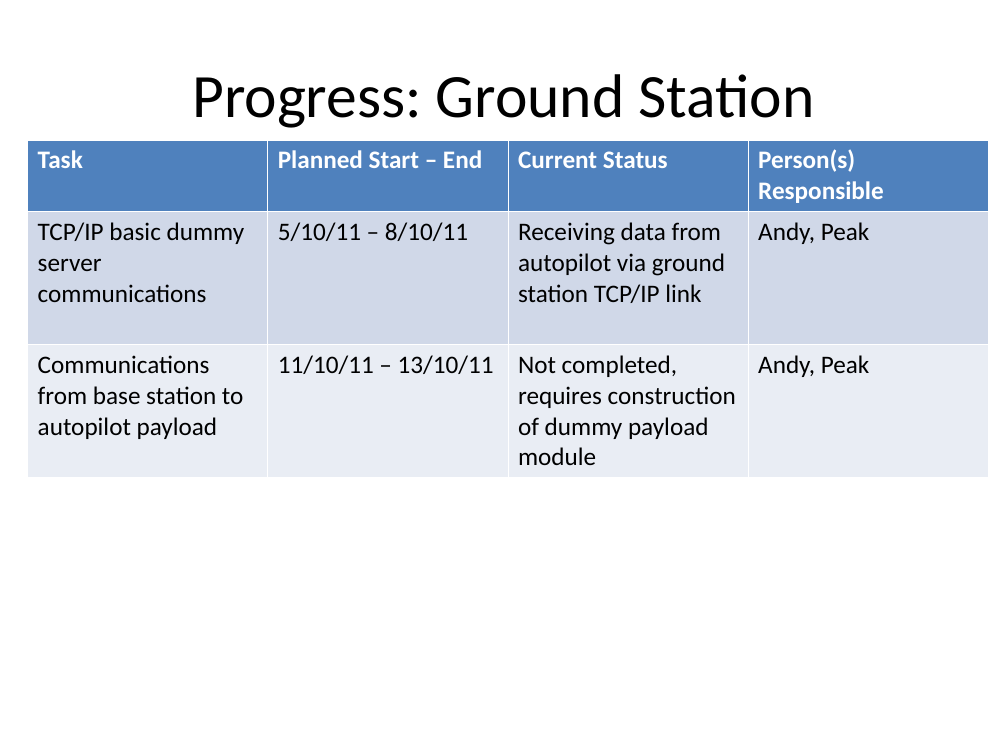
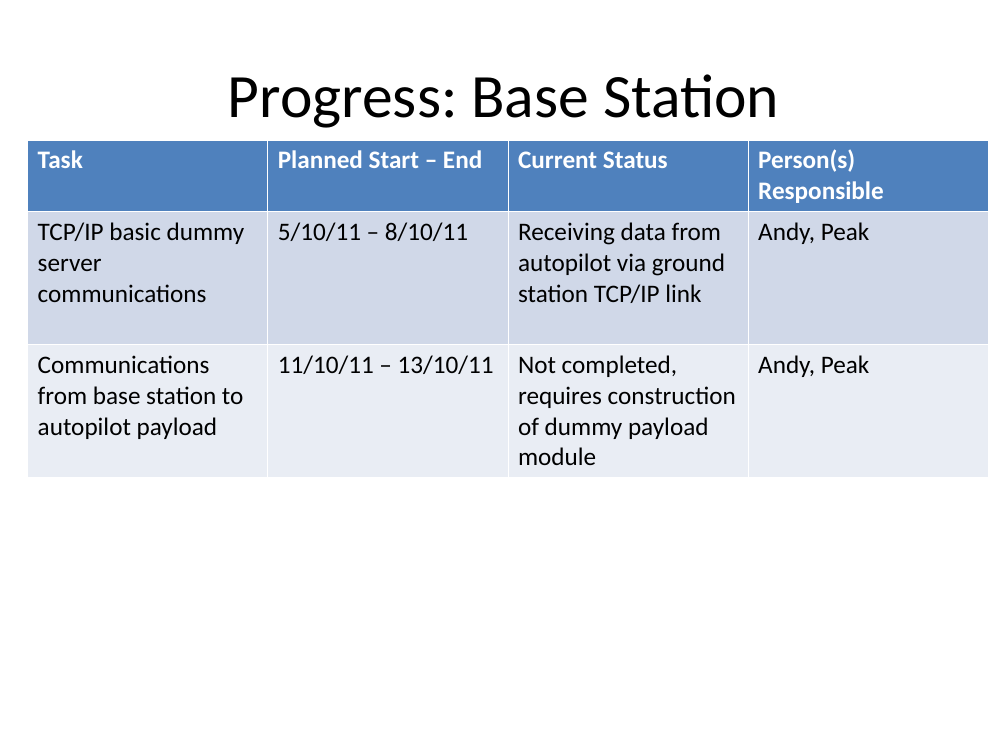
Before and after one commit to andybusse/uavcamera, a slide deck: slide 23 of documents/GDP Group 18 pres.ppt (slide 26 before the commit). Drawn at 1008x756 pixels with LibreOffice and Linux fonts; fonts in the diff are those of the drawing. Boxes give left, top, right and bottom in pixels: in the first picture for what was removed or moved away, otherwise in the second. Text is boxed around its words. In the diff, an @@ line names an element or a change of style, - is before the commit and + after.

```diff
--- a/documents/GDP Group 18 pres.ppt
+++ b/documents/GDP Group 18 pres.ppt
@@ title at (x1=228, y1=74, x2=779, y2=128): text changed @@
-Progress: Ground Station
+Progress: Base Station
```
Also in this commit, not shown: 6 other slides changed, 5 slides added, 3 slides removed.
